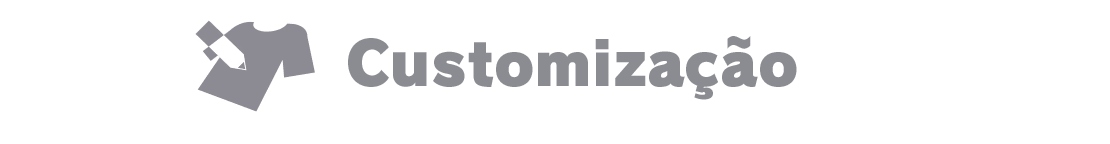
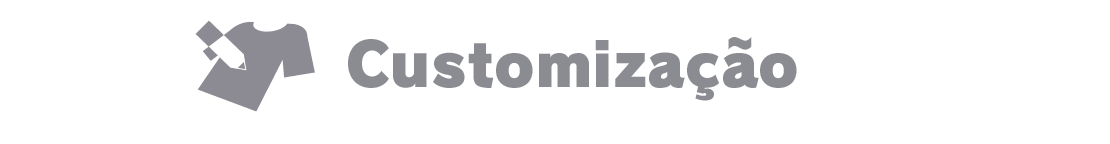
Two versions of the same layered image (1110×144). Layer-by-layer changes:
added group "PT V2" with 1 layers above "EN V2" over [348, 37, 797, 101]
added layer "Customização" (1st of 2, in "PT V2") in group "PT V2" over [348, 37, 797, 101]
renamed "Agrupar 1 copiar 3" to "PT", hid the group it (1 layers) over [348, 36, 797, 100]
